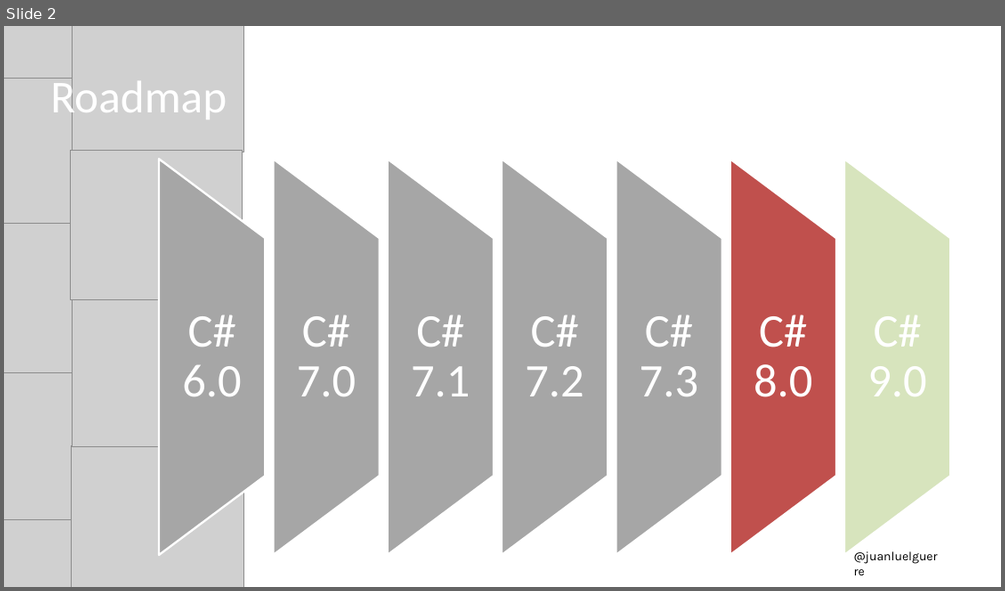
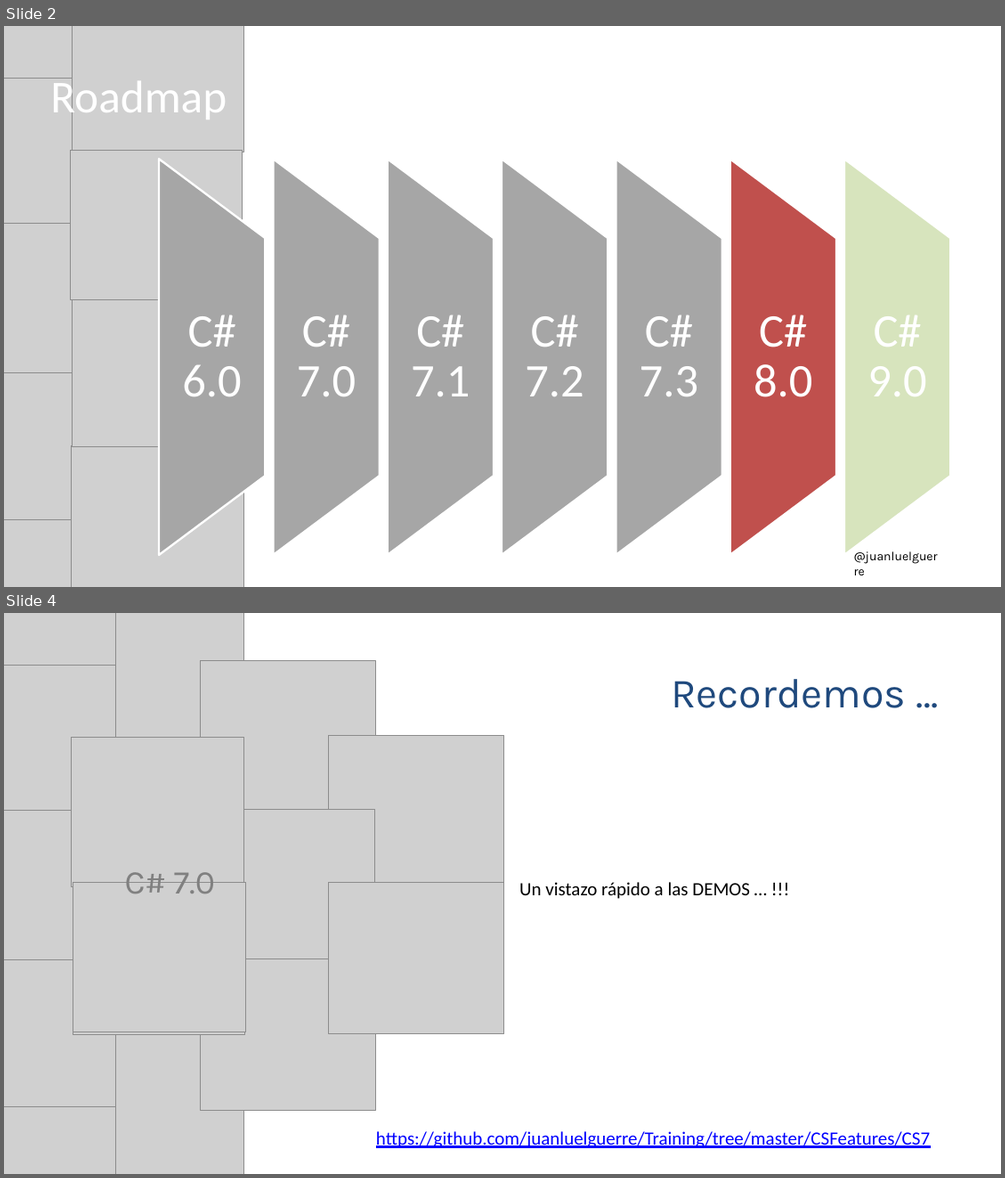
Before and after one commit to juanluelguerre/Training, a slide deck: CSFeatures/CS80.pptx. Shown one above the other, each under a label of ours: slide 2 before the commit, slides 2 and 4 after it; the slides between them are not shown. The pictures are 1005x591 and 1005x1178 pixels, drawn with LibreOffice and Linux fonts; fonts in the diff are those of the drawing; grey boxes stand for pictures. Boxes give left, top, right and bottom in pixels: in the first picture for what was removed or moved away, otherwise in the second. Text is boxed around its words. In the diff, an @@ line names an element or a change of style, - is before the commit and + after.

```diff
--- a/CSFeatures/CS80.pptx
+++ b/CSFeatures/CS80.pptx
@@ slide 4 added at <box>4,613,1001,1174</box>, background #FFFFFF @@
@@ picture added at <box>4,613,115,665</box> @@
@@ picture added at <box>72,613,244,738</box> @@
@@ picture added at <box>4,662,115,811</box> @@
@@ picture added at <box>200,661,375,812</box> @@
@@ text added at <box>671,679,906,708</box>, 40 pt, text #1F497D @@
+Recordemos …
@@ picture added at <box>72,737,244,887</box> @@
@@ picture added at <box>329,735,503,887</box> @@
@@ picture added at <box>4,811,116,960</box> @@
@@ picture added at <box>202,809,375,958</box> @@
@@ text added at <box>125,872,215,893</box>, 32 pt, text #808080 @@
+C# 7.0
@@ picture added at <box>73,886,245,1035</box> @@
@@ picture added at <box>73,883,245,1032</box> @@
@@ picture added at <box>329,882,503,1034</box> @@
@@ text added at <box>519,882,750,899</box>, 18 pt, text #000000 @@
+Un vistazo rápido a las DEMOS … !!!
@@ picture added at <box>4,959,116,1108</box> @@
@@ picture added at <box>200,958,375,1111</box> @@
@@ picture added at <box>71,1032,243,1174</box> @@
@@ picture added at <box>4,1107,116,1174</box> @@
@@ text added at <box>376,1131,930,1148</box>, 18 pt, text #0000FF, underline @@
+https://github.com/juanluelguerre/Training/tree/master/CSFeatures/CS7
```
Also in this commit, not shown: 2 slides changed, 1 other file.
